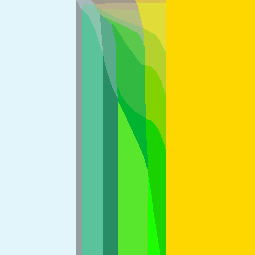
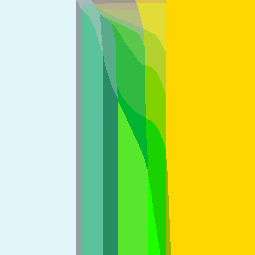
Layer changes from the first 255px x 255px image to the second:
painted on "Actual" over [166, 159, 171, 255]
